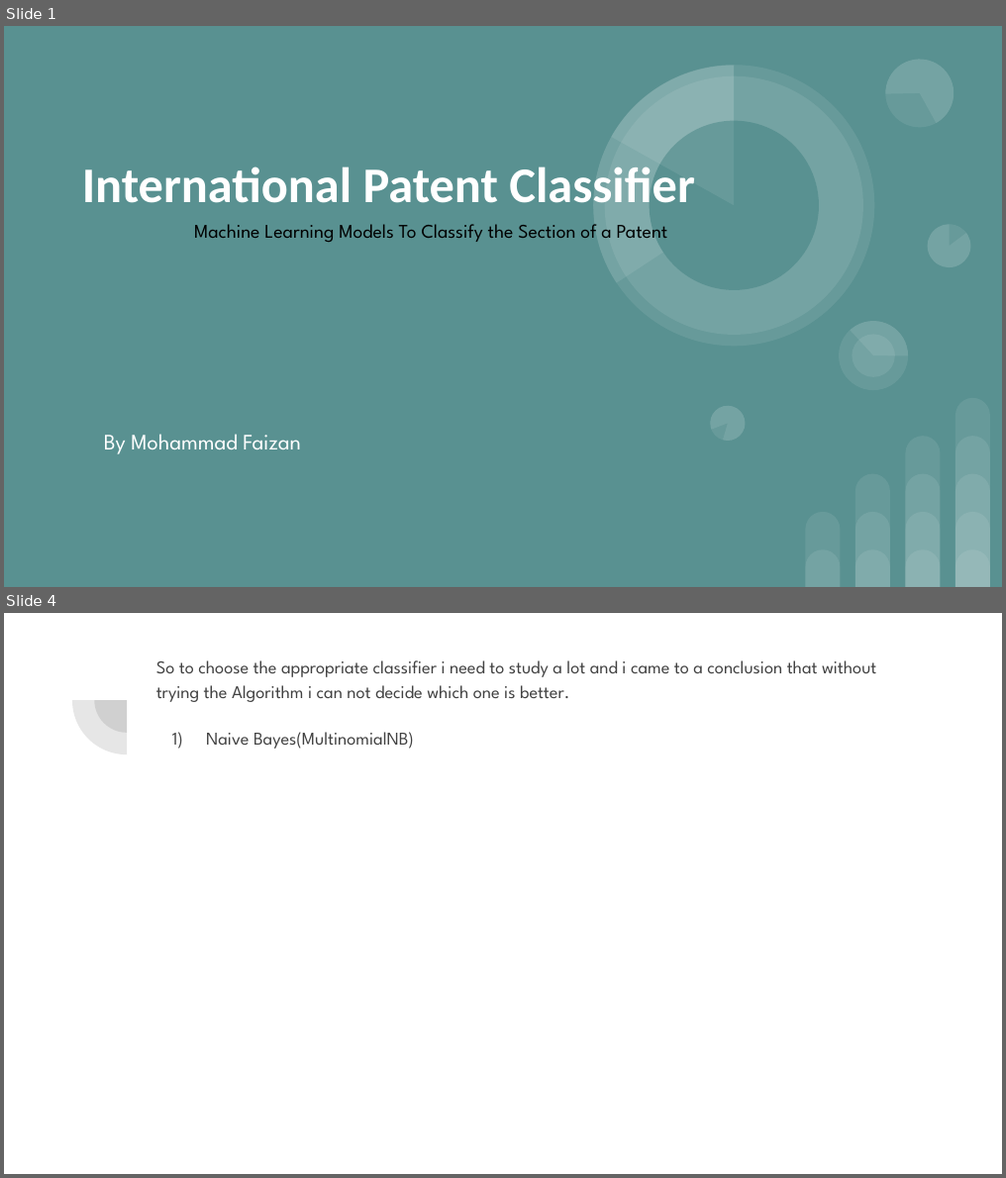
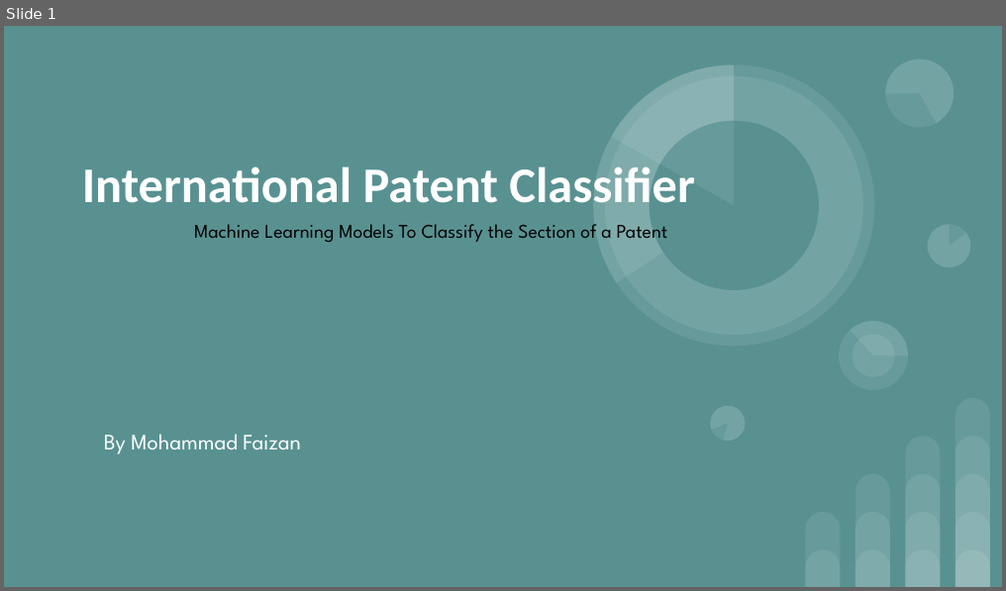
Before and after one commit to faizan4053/ipc_classifier, a slide deck: International Patent Classifier.pptx. Shown one above the other, each under a label of ours: slides 1 and 4 before the commit, slide 1 after it; the slides between them are not shown. The pictures are 1006x1178 and 1006x591 pixels, drawn with LibreOffice and Linux fonts; fonts in the diff are those of the drawing. Boxes give left, top, right and bottom in pixels: in the first picture for what was removed or moved away, otherwise in the second. Text is boxed around its words. In the diff, an @@ line names an element or a change of style, - is before the commit and + after.

```diff
--- a/International Patent Classifier.pptx
+++ b/International Patent Classifier.pptx
@@ slide 4 removed at <box>4,613,1002,1174</box>, background #FFFFFF @@
@@ pie slice (boxed as its full ellipse) removed at <box>72,646,180,755</box> @@
@@ pie slice (boxed as its full ellipse) removed at <box>95,667,159,733</box> @@
@@ text removed at <box>156,661,876,749</box> @@
-So to choose the appropriate classifier i need to study a lot and i came to a conclusion that without trying the Algorithm i can not decide which one is better.
-1) Naive Bayes(MultinomialNB)
```
Also in this commit, not shown: 2 slides changed, 7 slides added, 3 other files.
